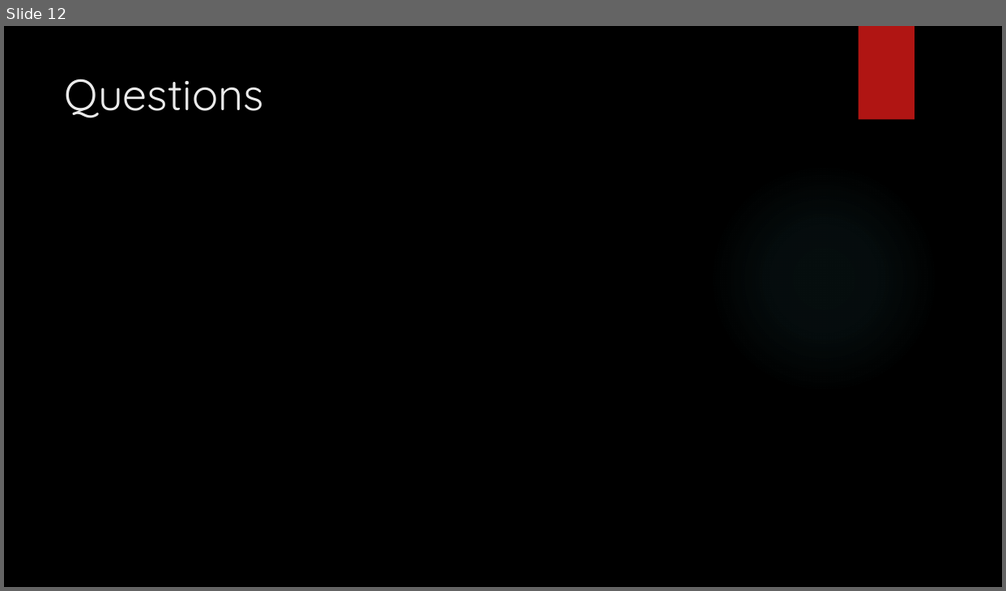
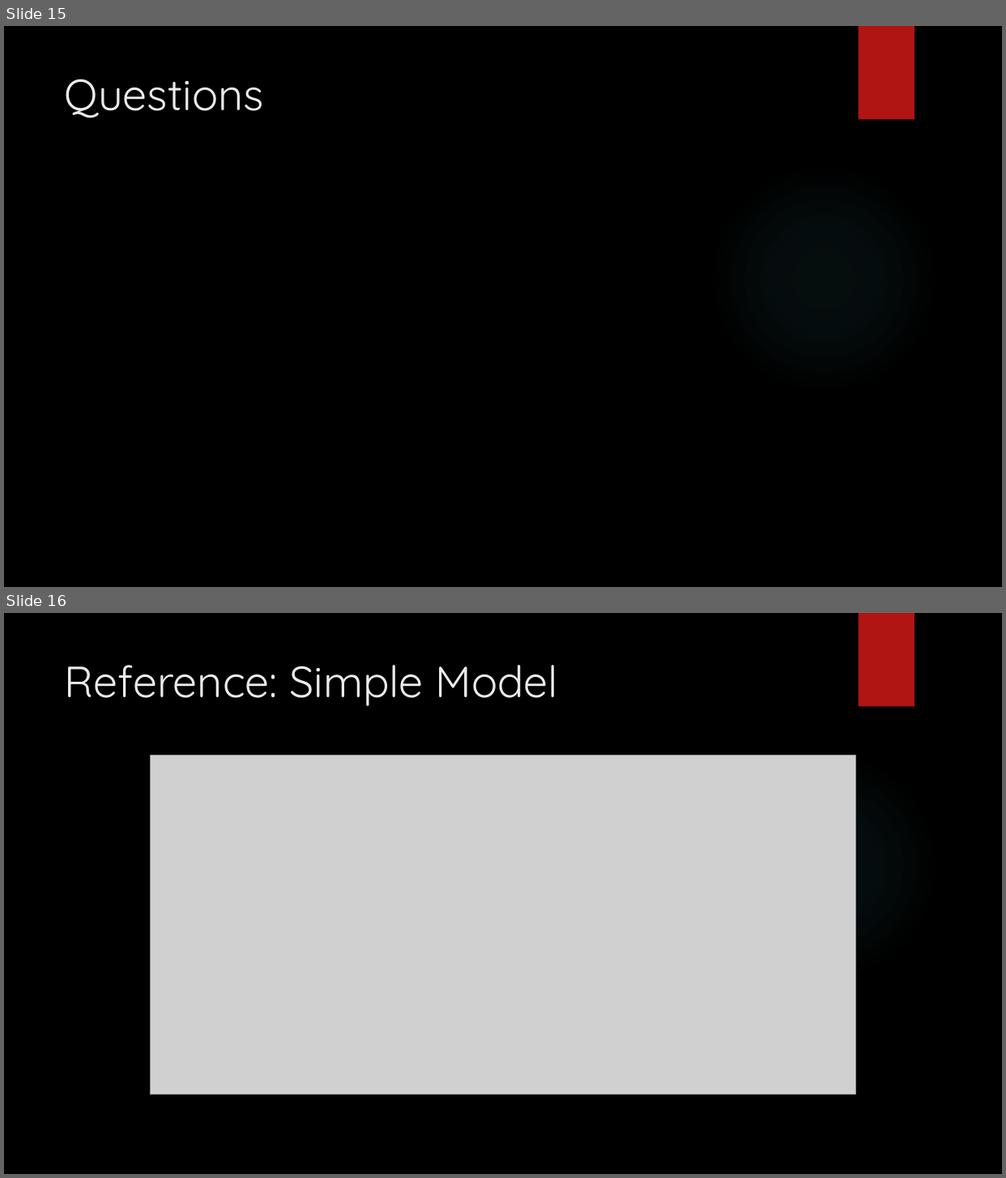
Before and after one commit to sgmurphy00/TOOLS1, a slide deck: Comp4447_Final_Project.pptx. Shown one above the other, each under a label of ours: slide 12 before the commit, slides 15 and 16 after it. The pictures are 1006x591 and 1006x1178 pixels, drawn with LibreOffice and Linux fonts; fonts in the diff are those of the drawing; grey boxes stand for pictures; background and template pictures are left out. Boxes give left, top, right and bottom in pixels: in the first picture for what was removed or moved away, otherwise in the second. Text is boxed around its words. In the diff, an @@ line names an element or a change of style, - is before the commit and + after.

```diff
--- a/Comp4447_Final_Project.pptx
+++ b/Comp4447_Final_Project.pptx
@@ slide 16 added at bbox=[4, 613, 1002, 1174], background picture (left out); not listed: 2 template elements that a slide beside it also shows @@
@@ title added at bbox=[65, 665, 557, 706], 42 pt, text #EBEBEB @@
+Reference: Simple Model
@@ picture added at bbox=[151, 756, 856, 1094] @@
@@ what was slide 12 is now slide 15 @@
```
Also in this commit, not shown: 5 slides changed, 4 other slides added, 1 slide removed.
